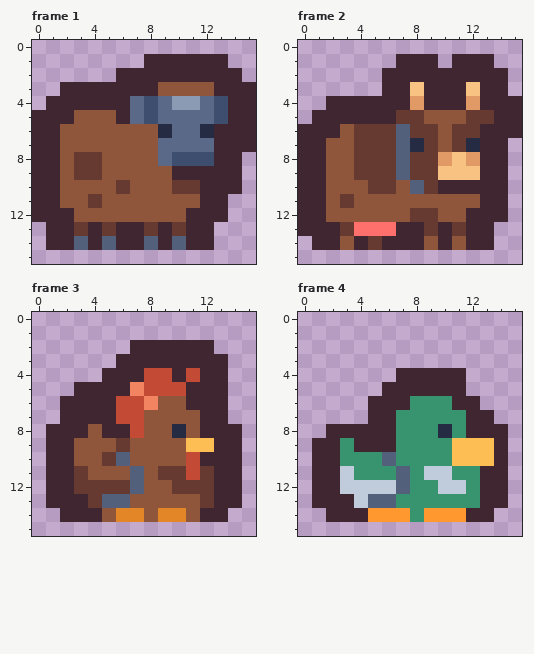
Two versions of one pixel-art file, art/animals.aseprite. The picture above is the old version.
16x16 pixels, 8 frames. Shown: frame 1, frame 2, frame 3, frame 4. The commit also changed other frames, which this record leaves out.
The result:
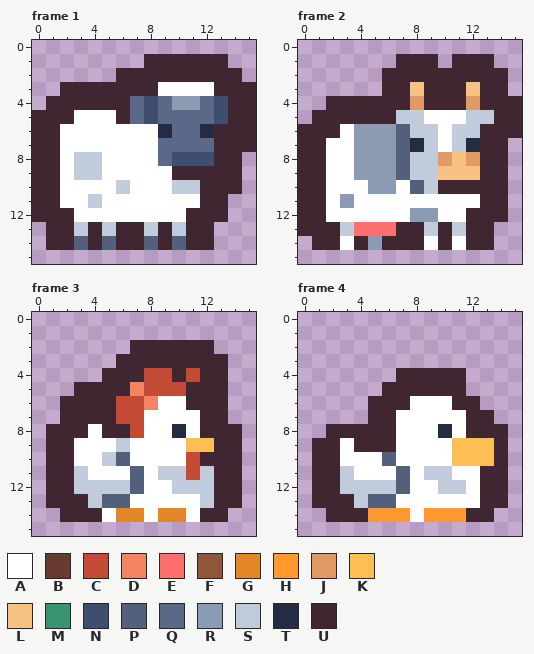
Palette (. is transparent): A #ffffff  B #663931  C #c34b35  D #f28462  E #ff706d  F #8f563b  G #e38628  H #ff982f  J #e19a65  K #fdbe53  L #f7c282  M #37946e  N #3e4e6e  P #52607c  Q #5a6988  R #8b9bb4  S #c0cbdc  T #262b44  U #3f2631
Difference:
layer "variant_2" now hidden
layer "variant_3" now hidden
Changed rows in their new state; - is an unchanged pixel.
Frame 1:
first column x 2:
 3 -------AAAA
 5 -AAA-------
 6 AAAAAAA----
 7 AAAAAAA----
 8 ASSAAAA----
 9 ASSAAAAA---
10 AAAASAAASS-
11 AASAAAAAAA-
12 -AAAAAAAA--
13 -S-S--S-S--
Frame 2:
first column x 2:
 5 -----SSAAASS
 6 -ARRR-SSASS-
 7 AARRR--SAS--
 8 AARRR-SS----
 9 AARRR-SS----
10 AAARRA-S----
11 ARAAAAAAAAA-
12 AAAAAARRAA--
13 -S-----S-S--
14 -A-R---A-A--
Frame 3:
first column x 3:
 6 ------AA--
 7 -----AAAA-
 8 -A---AA-A-
 9 AAASAAAA--
10 AAS-AAAA--
11 SAAA-ASS-S
12 SSSS-AASSS
13 -S--AAAAAS
14 --A--A--A-
Frame 4:
first column x 3:
 6 -----AAA--
 7 ----AAAAA-
 8 ----AAA-A-
 9 A---AAAA--
10 AAA-AAAA--
11 -AAA-A--AA
12 -----AA--A
13 ----AAAAAA
14 -----A----
Pixel boxes of the changes (left, top, right, bottom) in both pictures:
changed: (60, 82, 214, 236)
changed: (326, 110, 494, 250)
changed: (74, 396, 214, 522)
changed: (340, 396, 480, 522)
